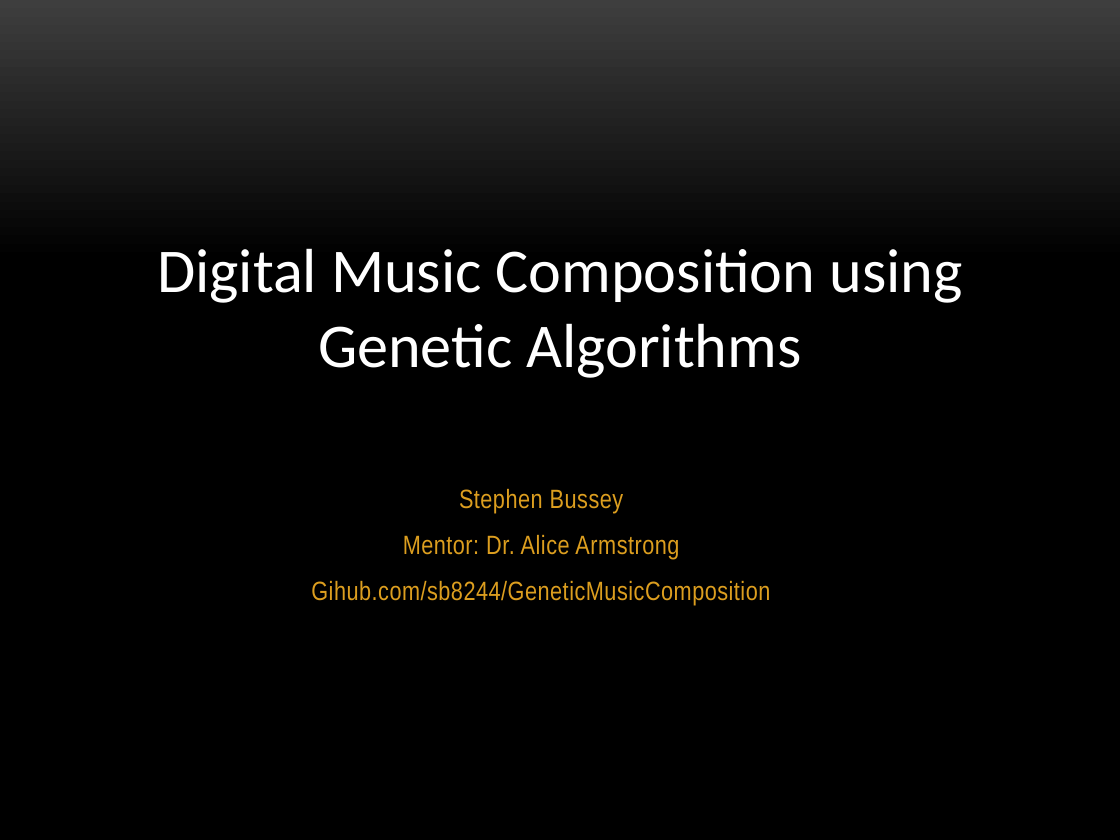
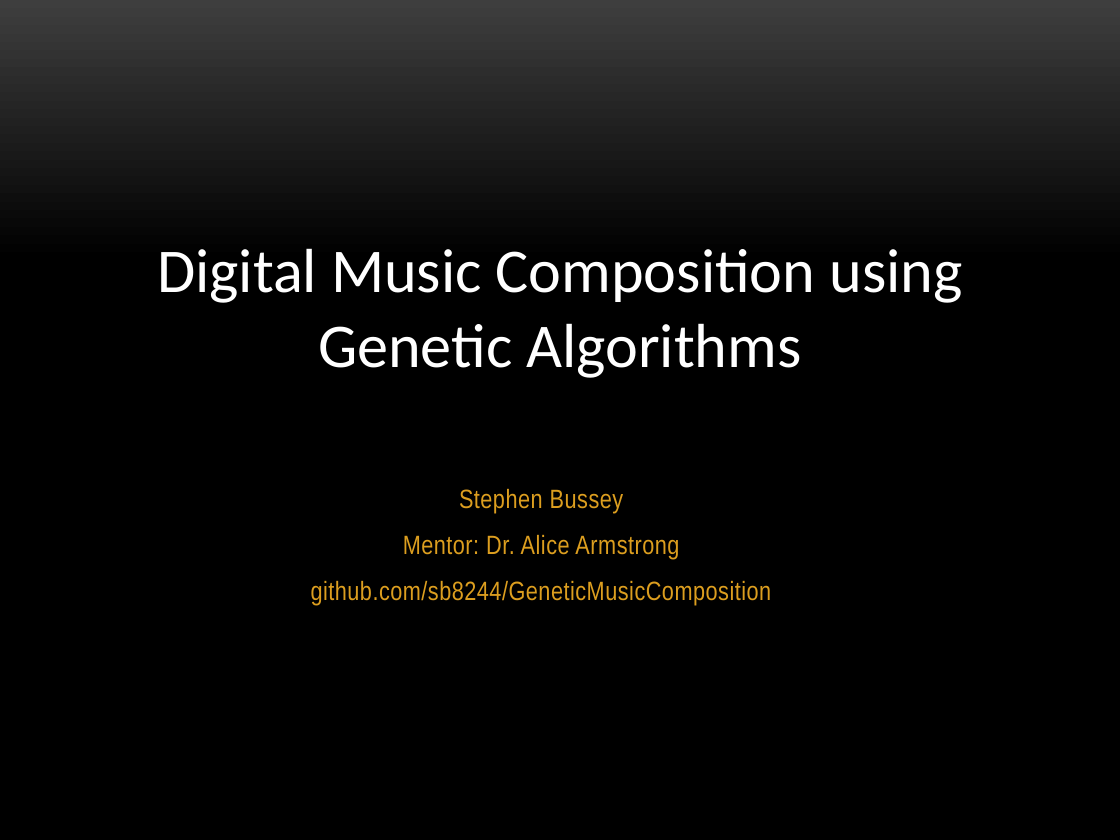
Before and after one commit to sb8244/GeneticMusicComposition, a slide deck: slide 1 of Ship Final Presentation - Digital Music Composition using Genetic Algorithms.pptx. Drawn at 1120x840 pixels with LibreOffice and Linux fonts; fonts in the diff are those of the drawing; background and template pictures are left out. Boxes give left, top, right and bottom in pixels: in the first picture for what was removed or moved away, otherwise in the second. Text is boxed around its words. In the diff, an @@ line names an element or a change of style, - is before the commit and + after.

```diff
--- a/Ship Final Presentation - Digital Music Composition using Genetic Algorithms.pptx
+++ b/Ship Final Presentation - Digital Music Composition using Genetic Algorithms.pptx
@@ subtitle at [311, 581, 772, 605]: text changed @@
-Gihub.com/sb8244/GeneticMusicComposition
+github.com/sb8244/GeneticMusicComposition
```
Also in this commit, not shown: 2 other slides changed, 1 other file.
